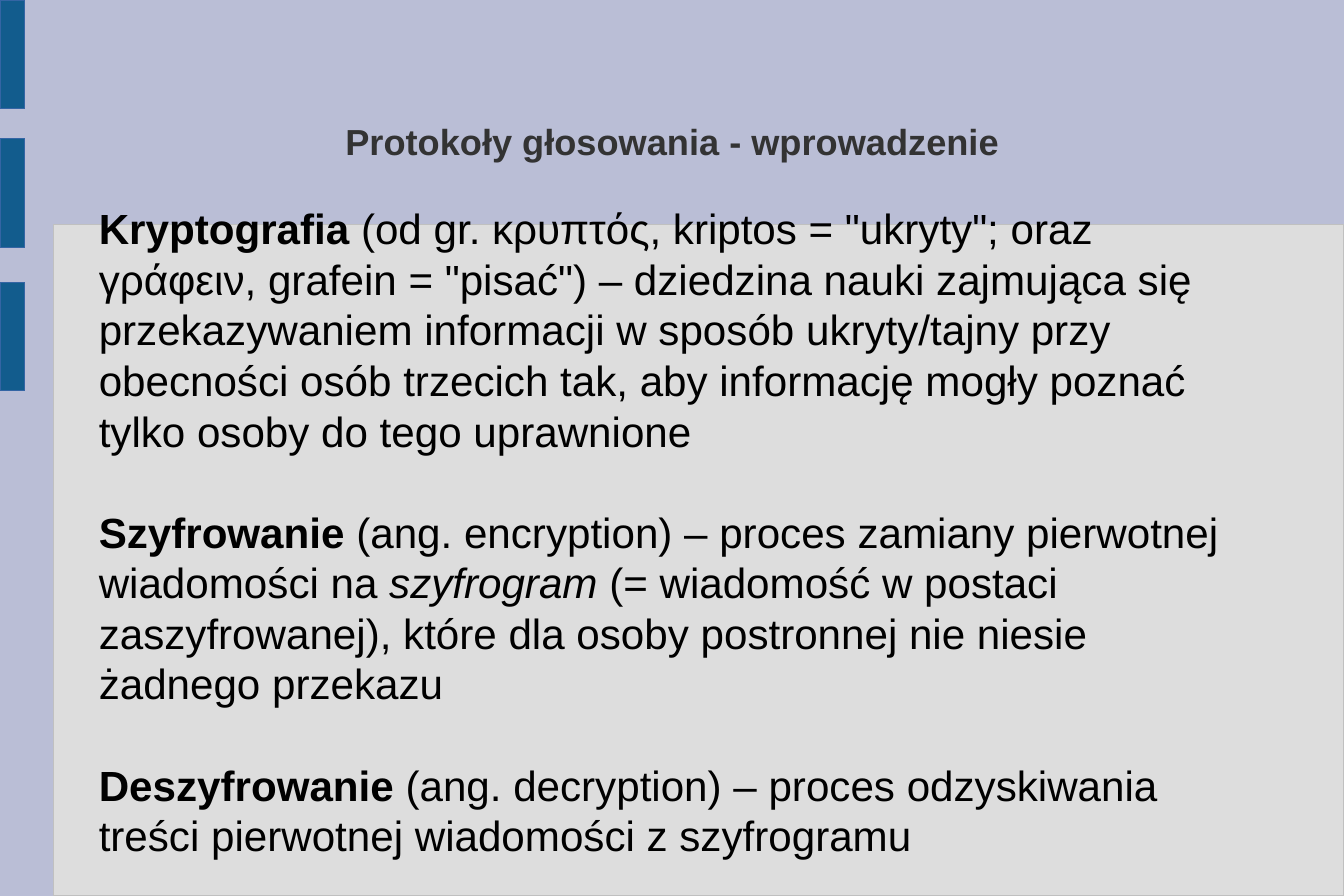
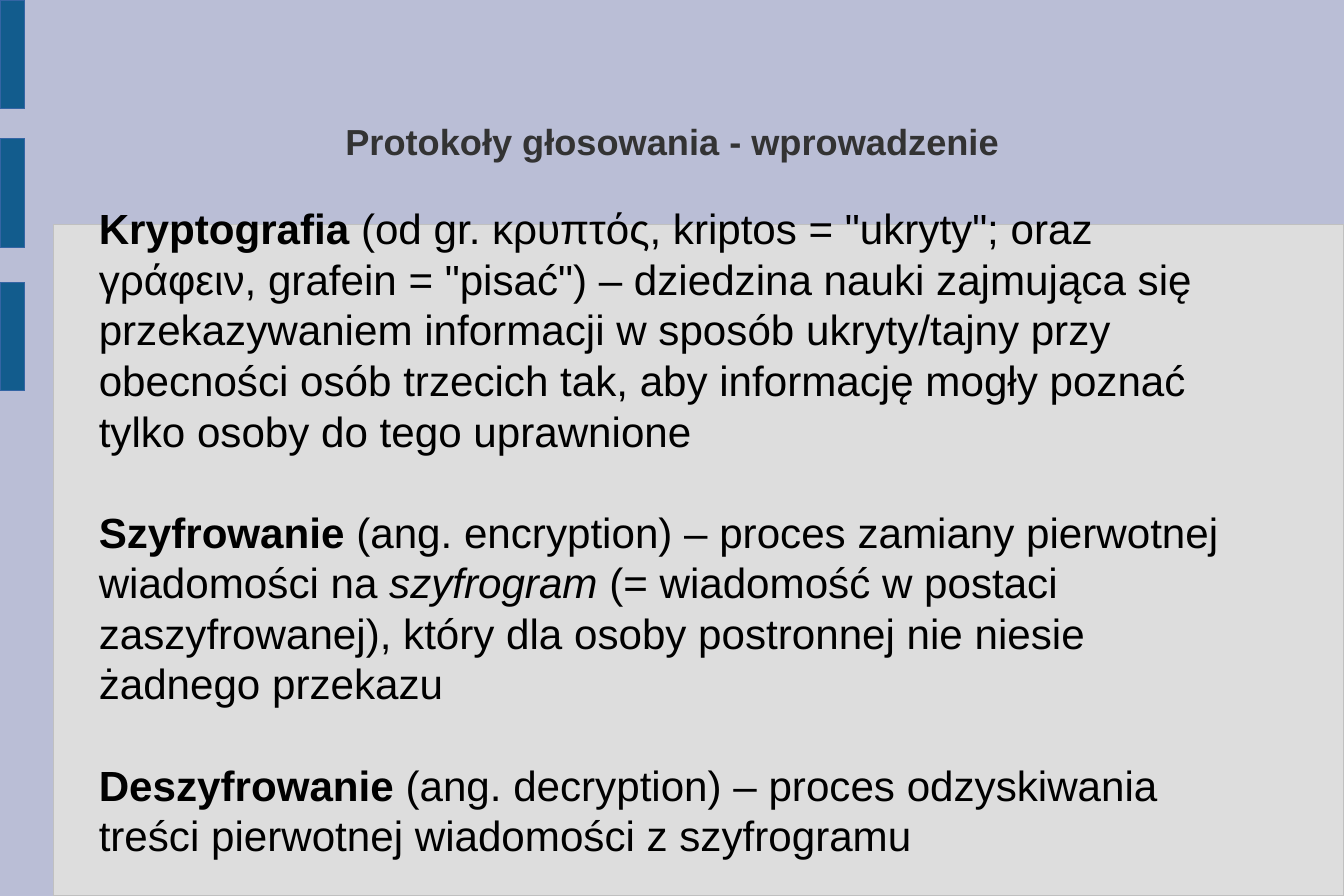
Before and after one commit to abhay123lp/internetvotingsystem, a slide deck: slide 2 of Tutorial/2. Protokoly (dla zainteresowanych).odp (slide 1 before the commit). Drawn at 1344x896 pixels with LibreOffice and Linux fonts; fonts in the diff are those of the drawing. Boxes give left, top, right and bottom in pixels: in the first picture for what was removed or moved away, otherwise in the second. Text is boxed around its words. In the diff, an @@ line names an element or a change of style, - is before the commit and + after.

```diff
--- a/Tutorial/2. Protokoly (dla zainteresowanych).odp
+++ b/Tutorial/2. Protokoly (dla zainteresowanych).odp
@@ subtitle at [99,517,1218,708]: text changed @@
-Szyfrowanie (ang. encryption) – proces zamiany pierwotnej wiadomości na szyfrogram (= wiadomość w postaci zaszyfrowanej), które dla osoby postronnej nie niesie żadnego przekazu
+Szyfrowanie (ang. encryption) – proces zamiany pierwotnej wiadomości na szyfrogram (= wiadomość w postaci zaszyfrowanej), który dla osoby postronnej nie niesie żadnego przekazu
```
Also in this commit, not shown: 6 other slides changed, 1 slide added, 2 other files.
